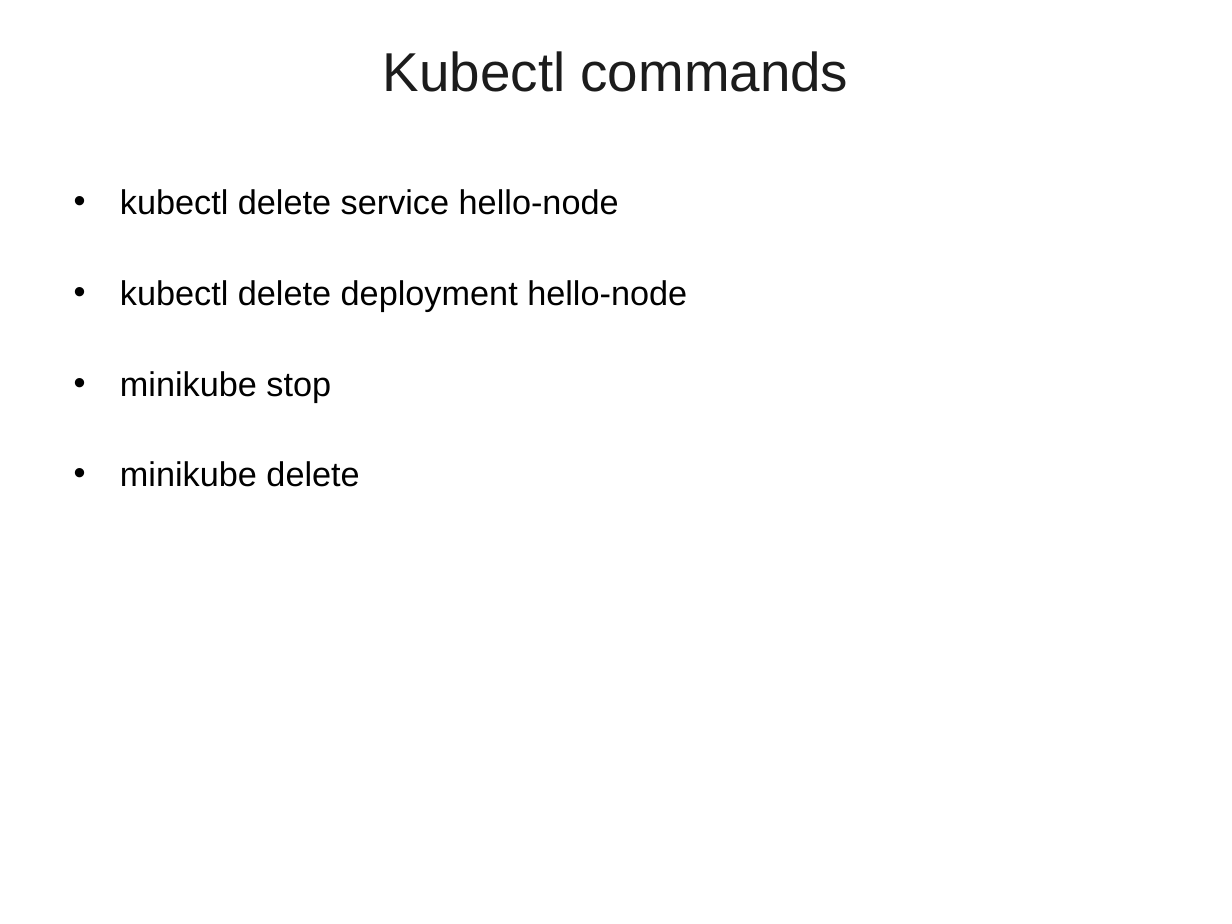
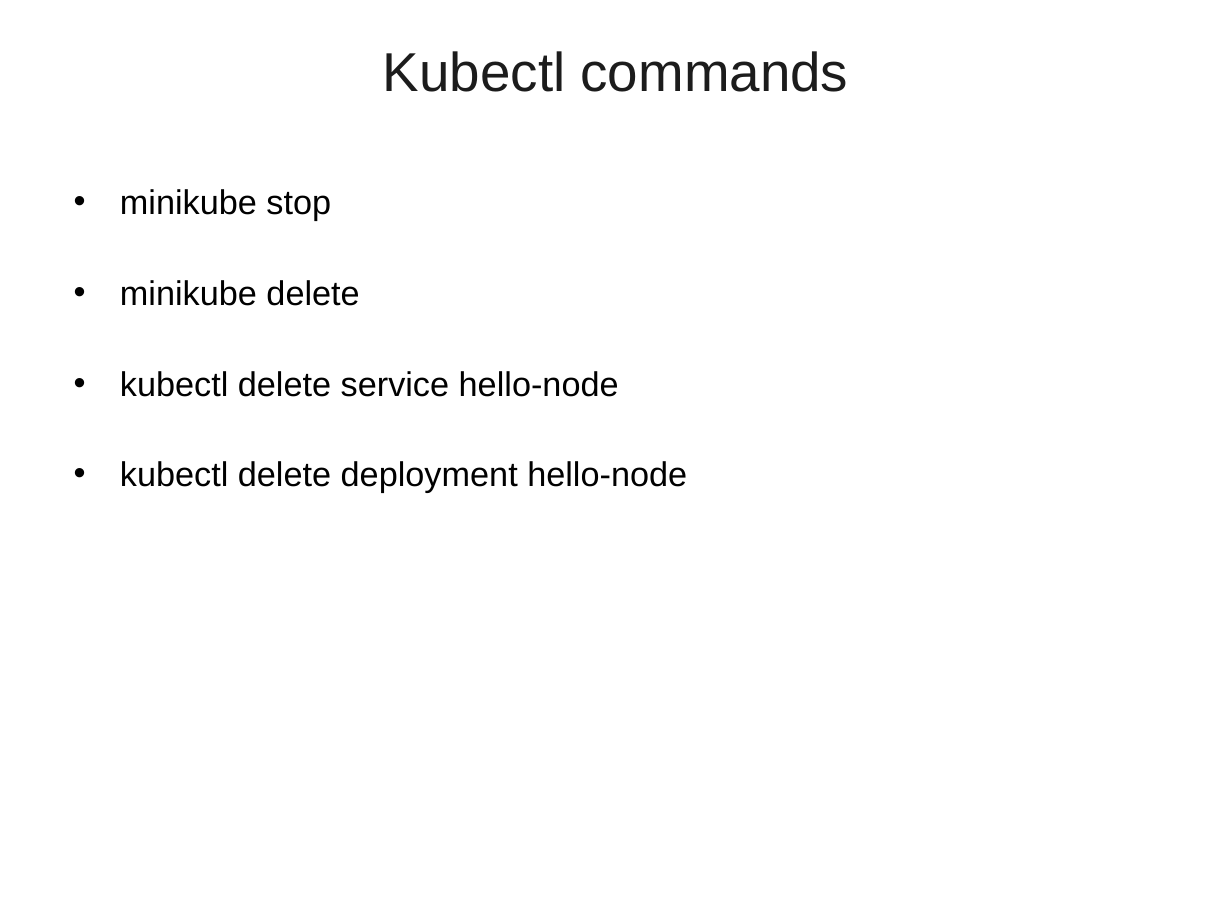
Before and after one commit to vatsanTraining/corejava, a slide deck: slide 39 of Dockers.ppt (slide 37 before the commit). Drawn at 1232x924 pixels with LibreOffice and Linux fonts; fonts in the diff are those of the drawing; background and template pictures are left out. Boxes give left, top, right and bottom in pixels: in the first picture for what was removed or moved away, otherwise in the second. Text is boxed around its words. In the diff, an @@ line names an element or a change of style, - is before the commit and + after.

```diff
--- a/Dockers.ppt
+++ b/Dockers.ppt
@@ text at bbox=[120, 189, 359, 306]: paragraphs added @@
+• minikube stop
+• minikube delete
@@ text at bbox=[120, 371, 359, 487]: paragraphs removed @@
-• minikube stop
-• minikube delete
```
Also in this commit, not shown: 3 other slides changed, 1 slide added.
